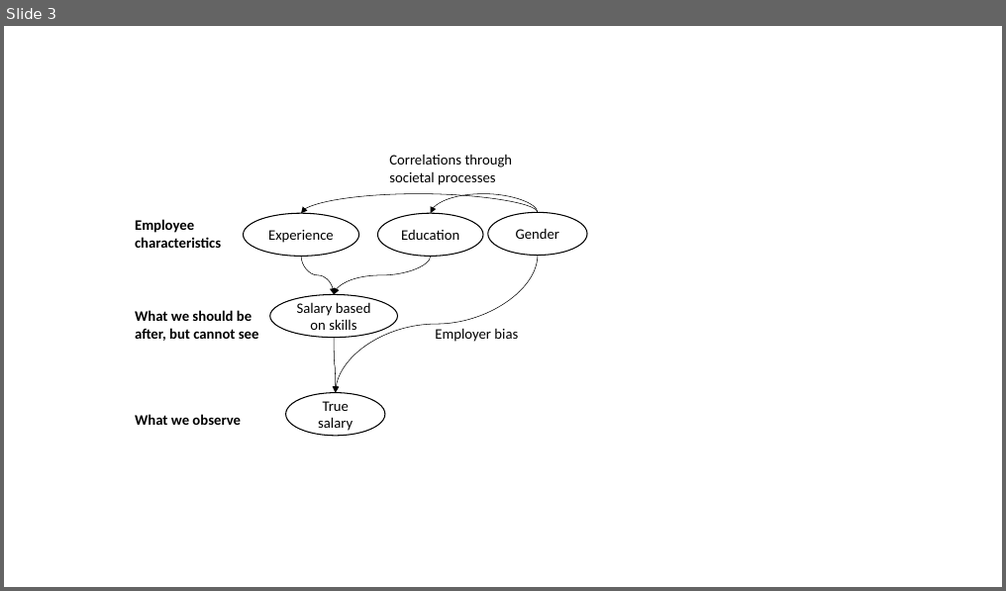
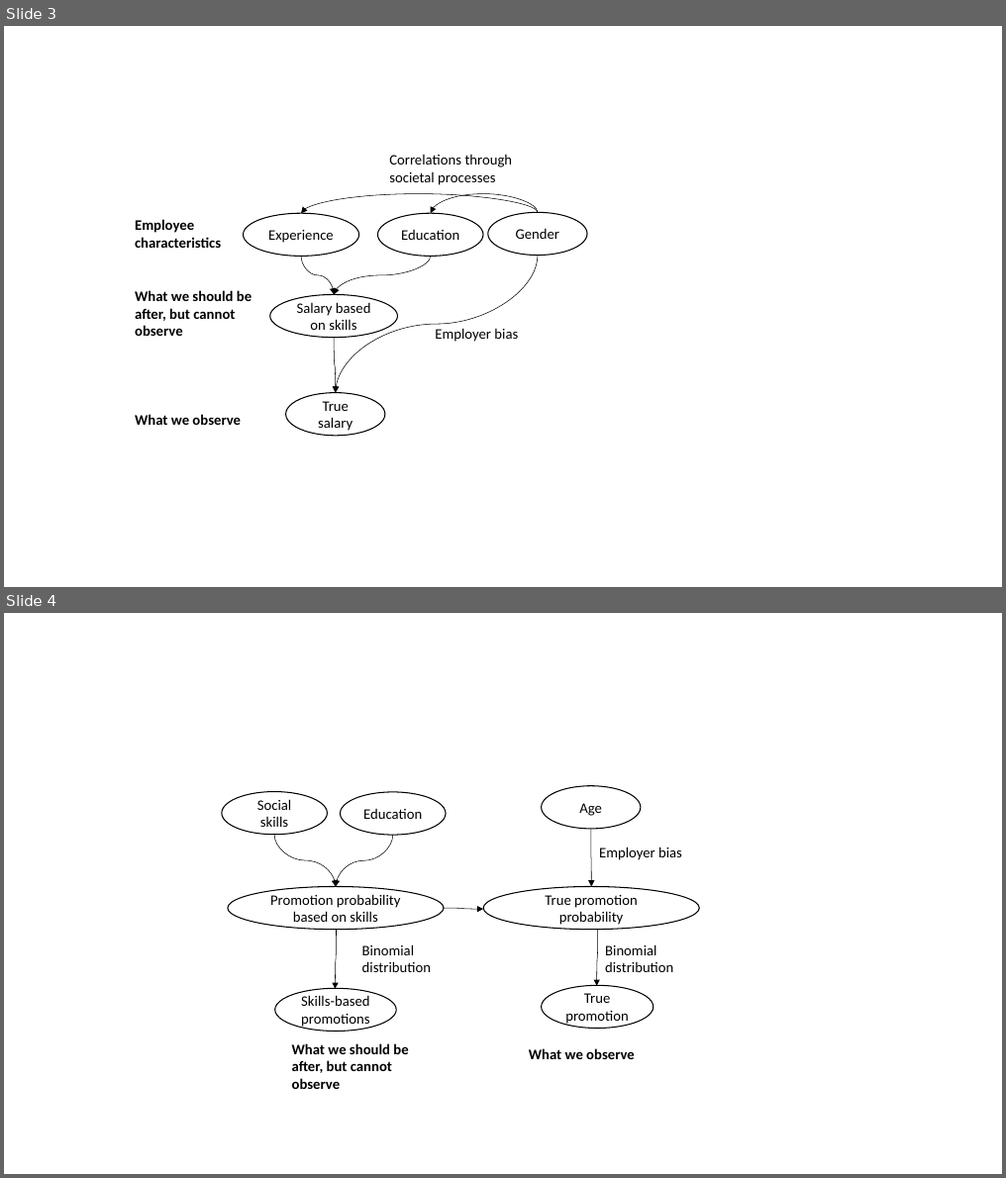
Before and after one commit to SjoerdCor/fairness, a slide deck: blog/figures/FiguresDataGeneratingProcess.pptx. Shown one above the other, each under a label of ours: slide 3 before the commit, slides 3 and 4 after it. The pictures are 1006x591 and 1006x1178 pixels, drawn with LibreOffice and Linux fonts; fonts in the diff are those of the drawing. Boxes give left, top, right and bottom in pixels: in the first picture for what was removed or moved away, otherwise in the second. Text is boxed around its words. In the diff, an @@ line names an element or a change of style, - is before the commit and + after.

```diff
--- a/blog/figures/FiguresDataGeneratingProcess.pptx
+++ b/blog/figures/FiguresDataGeneratingProcess.pptx
@@ slide 4 added at box(4, 613, 1002, 1174), background #FFFFFF @@
@@ ellipse added at box(542, 786, 642, 829), fill #FFFFFF, outline #000000 1 pt, 14 pt, text #000000 @@
+Age
@@ ellipse added at box(222, 792, 328, 835), fill #FFFFFF, outline #000000 1 pt, 14 pt, text #000000 @@
+Social skills
@@ ellipse added at box(341, 792, 446, 835), fill #FFFFFF, outline #000000 1 pt, 14 pt, text #000000 @@
+Education
@@ curved arrow added from (274, 835) to (336, 887), #000000 0.5 pt @@
@@ curved arrow added from (393, 835) to (336, 887), #000000 0.5 pt @@
@@ curved arrow added from (591, 829) to (592, 887), #000000 0.5 pt @@
@@ text added at box(599, 847, 682, 861), 14 pt, text #000000 @@
+Employer bias
@@ ellipse added at box(228, 887, 444, 930), fill #FFFFFF, outline #000000 1 pt, 14 pt, text #000000 @@
+Promotion probability based on skills
@@ curved arrow added from (444, 908) to (483, 909), #000000 0.5 pt @@
@@ ellipse added at box(483, 887, 699, 930), fill #FFFFFF, outline #000000 1 pt, 14 pt, text #000000 @@
+True promotion probability
@@ curved arrow added from (337, 931) to (335, 989), #000000 0.5 pt @@
@@ curved arrow added from (598, 931) to (597, 986), #000000 0.5 pt @@
@@ text added at box(362, 945, 431, 972), 14 pt, text #000000 @@
+Binomial distribution
@@ text added at box(605, 945, 673, 972), 14 pt, text #000000 @@
+Binomial distribution
@@ ellipse added at box(275, 989, 396, 1032), fill #FFFFFF, outline #000000 1 pt, 14 pt, text #000000 @@
+Skills-based promotions
@@ ellipse added at box(542, 986, 653, 1029), fill #FFFFFF, outline #000000 1 pt, 14 pt, text #000000 @@
+True promotion
@@ text added at box(292, 1044, 408, 1089), 14 pt, text #000000, bold @@
+What we should be after, but cannot observe
@@ text added at box(529, 1049, 635, 1059), 14 pt, text #000000, bold @@
+What we observe
@@ slide 3 changed as well @@
@@ text at box(135, 290, 252, 336): text changed @@
-What we should be after, but cannot see
+What we should be after, but cannot observe
```
Also in this commit, not shown: 1 other slide changed, 2 other files.
